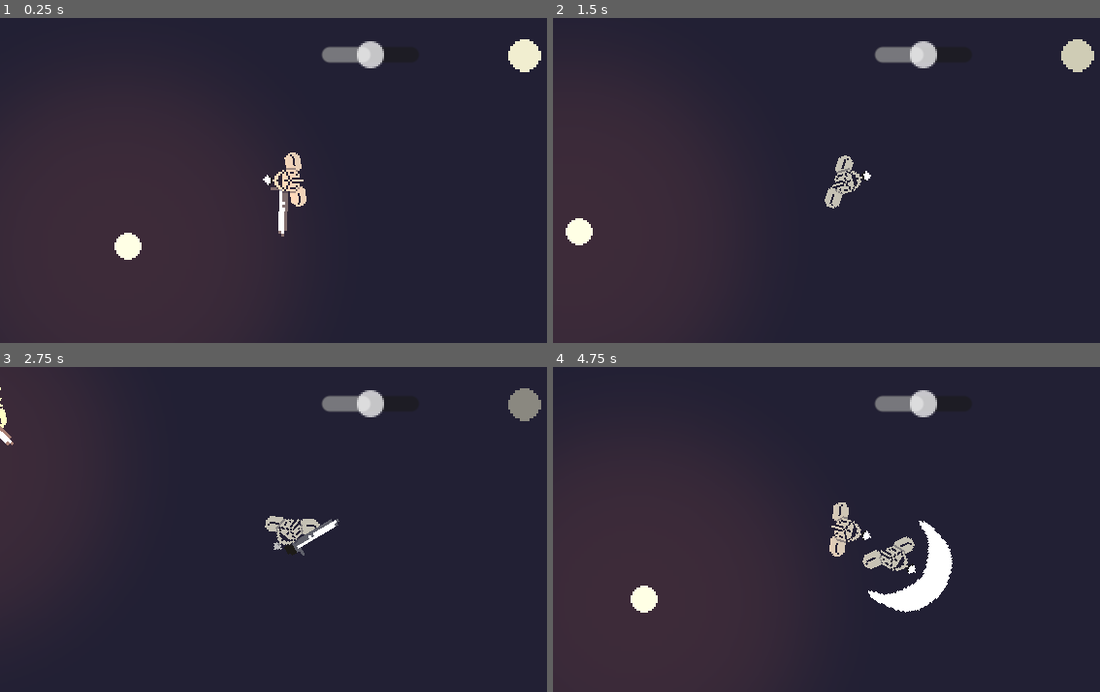
Above: before the commit, frames 1-4 (two rows, left to right).
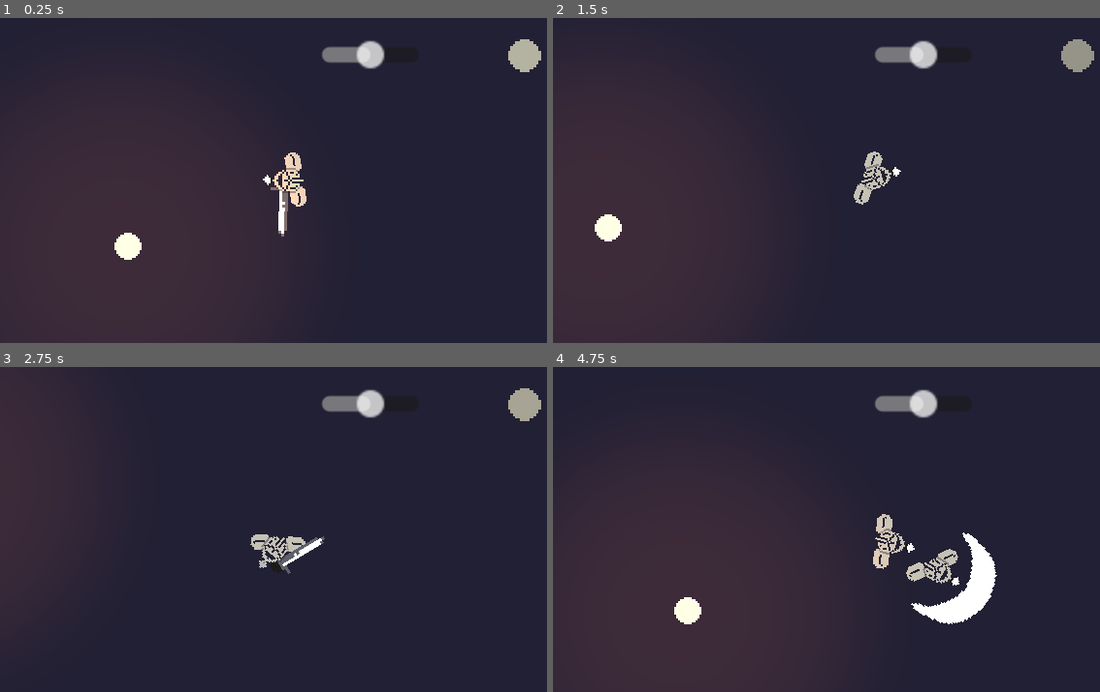
Above: after the commit, the same moments.

Repository: BGuerrero825/Medieval-Brawler
Game: Godot game, scene res://test.tscn
Same seed, same stepped clock (60 frames per second), same inputs: the game is played once before the commit and once after it.
Inputs (mouse positions are in pixels of both pictures, inside the frame that each line leads up to):
- Up to frame 1 (0.25 s): no input
- Up to frame 2 (1.5 s): move the mouse to (974, 164) at 0.52 s; press the mouse at (974, 164) at 0.53 s; hold D (move_right) 0.53-1.28 s; move the mouse to (728, 196) at 1.27 s; release the mouse at (728, 196) at 1.28 s; hold S (move_down) from 1.28 s (still down); right-click (728, 196) at 1.35 s
- Up to frame 3 (2.75 s): move the mouse to (350, 458) at 2.02 s; release S (move_down) at 2.03 s; press the mouse at (350, 458) at 2.03 s; hold D (move_right) from 2.03 s (still down)
- Up to frame 4 (4.75 s): move the mouse to (815, 594) at 2.77 s; release D (move_right) at 2.78 s; release the mouse at (815, 594) at 2.78 s; hold W (move_up) 2.78-3.53 s; right-click (815, 594) at 2.85 s; move the mouse to (1017, 578) at 3.52 s; press the mouse at (1017, 578) at 3.53 s; hold A (move_left) from 3.53 s (still down); move the mouse to (667, 480) at 4.27 s; release the mouse at (667, 480) at 4.28 s; right-click (667, 480) at 4.35 s

The runs differ from the first frame. In frame 1, 0.5% of the frame differs, in the area x 65-99%, y 6-17%; in frame 2, 2.0%; in frame 3, 1.9%; in frame 4, 4.8%, in the area x 14-82%, y 6-80%.

Commit message:
moved BeatMarker script to new gui script; make gui into its own scene for reusability; linked hslider value change signal directly to BeatController

Diff:
--- a/BeatController.gd
+++ b/BeatController.gd
@@ -2,7 +2,7 @@
 
 const CORE_BPM = 160
 
-var beatMarker = null
+var gui = null
 var boomBox = null
 
 var time := 0.0
@@ -27,24 +27,27 @@
 
 # triggers beat dependent actions
 func update():
-	print("update beatController")
-	if beatMarker:
-		beatMarker.pulse()
+	if gui:
+		gui.pulse()
 	if boomBox:
 		boomBox.sync()
 
-func setBeatMarker(newBeatMarker):
-	beatMarker = newBeatMarker
+func setGui(newGui):
+	gui = newGui
+	var slider = gui.get_node("HSlider")
+	slider.value_changed.connect(_on_h_slider_value_changed)
 
 func setBoomBox(newBoomBox):
 	boomBox = newBoomBox
 
 func setBpm(newBpm: float):
 	bpm = newBpm
-	beatCadence = 60.0 / bpm
+	beatCadence = 60.0 / newBpm
 	print("beat Cadence changed to: ", beatCadence)
+
 
 
 func _on_h_slider_value_changed(value:float):
 	print("value changed to: ", value)
-	self.setBpm(CORE_BPM + value)
+	setBpm(CORE_BPM + value)
+	#bcon.setBpm(bcon.CORE_BPM + value)
--- a/BoomBox.gd
+++ b/BoomBox.gd
@@ -19,9 +19,9 @@
 	pass
 
 func sync():
-	var scale = bcon.bpm / bcon.CORE_BPM
-	$HihatDown.pitch_scale = scale
-	$Openhat.pitch_scale = scale
-	$Kick.pitch_scale = scale
-	$SnareBase.pitch_scale = scale
-	$HihatUp.pitch_scale = scale
+	var newScale = bcon.bpm / bcon.CORE_BPM
+	$HihatDown.pitch_scale = newScale
+	$Openhat.pitch_scale = newScale
+	$Kick.pitch_scale = newScale
+	$SnareBase.pitch_scale = newScale
+	$HihatUp.pitch_scale = newScale
--- a/BeatMarker.gd
+++ b/gui.gd
@@ -1,11 +1,11 @@
-extends AnimationPlayer
+extends CanvasLayer
 
 var bcon
 
 # Called when the node enters the scene tree for the first time.
 func _ready():
 	bcon = Global.beatController
-	bcon.setBeatMarker(self)
+	bcon.setGui(self)
 
 # Called every frame. 'delta' is the elapsed time since the previous frame.
 func _process(_delta):
@@ -13,4 +13,8 @@
 
 func pulse():
 	var playbackSpeed = 1.0 / bcon.beatCadence
-	self.play("beat_fade", -1, playbackSpeed)
+	$AnimationPlayer.play("beat_fade", -1, playbackSpeed)
+
+
+func _on_h_slider_value_changed(value:float):
+	pass
--- /dev/null
+++ b/gui.tscn
@@ -0,0 +1,54 @@
+[gd_scene load_steps=5 format=3 uid="uid://bhyrj6sq576c6"]
+
+[ext_resource type="Script" path="res://gui.gd" id="1_o3bq1"]
+[ext_resource type="Texture2D" uid="uid://1pby3hpho3uu" path="res://art/orb.png" id="1_ry7jb"]
+
+[sub_resource type="Animation" id="Animation_avrsq"]
+resource_name = "beat_fade"
+loop_mode = 1
+tracks/0/type = "value"
+tracks/0/imported = false
+tracks/0/enabled = true
+tracks/0/path = NodePath("BeatMarker:modulate")
+tracks/0/interp = 2
+tracks/0/loop_wrap = true
+tracks/0/keys = {
+"times": PackedFloat32Array(0, 0.1, 0.6, 1),
+"transitions": PackedFloat32Array(1, 1, 1, 1),
+"update": 0,
+"values": [Color(1, 1, 1, 1), Color(1, 1, 1, 1), Color(0.501961, 0.501961, 0.501961, 0), Color(0.501961, 0.501961, 0.501961, 0)]
+}
+
+[sub_resource type="AnimationLibrary" id="AnimationLibrary_6hc14"]
+_data = {
+"beat_fade": SubResource("Animation_avrsq")
+}
+
+[node name="CanvasLayer" type="CanvasLayer"]
+script = ExtResource("1_o3bq1")
+
+[node name="HSlider" type="HSlider" parent="."]
+offset_left = 166.0
+offset_top = 9.0
+offset_right = 216.0
+offset_bottom = 29.0
+min_value = -50.0
+max_value = 50.0
+ticks_on_borders = true
+
+[node name="BeatMarker" type="TextureRect" parent="."]
+modulate = Color(0.900576, 0.900576, 0.900576, 0.800369)
+texture_filter = 1
+offset_left = 262.0
+offset_top = 11.0
+offset_right = 276.0
+offset_bottom = 25.0
+scale = Vector2(1.2, 1.2)
+texture = ExtResource("1_ry7jb")
+
+[node name="AnimationPlayer" type="AnimationPlayer" parent="."]
+libraries = {
+"": SubResource("AnimationLibrary_6hc14")
+}
+
+[connection signal="value_changed" from="HSlider" to="." method="_on_h_slider_value_changed"]
--- a/test.tscn
+++ b/test.tscn
@@ -1,34 +1,14 @@
-[gd_scene load_steps=11 format=3 uid="uid://16ofc8ygsdek"]
+[gd_scene load_steps=10 format=3 uid="uid://16ofc8ygsdek"]
 
 [ext_resource type="Texture2D" uid="uid://8vtdb34qdrcf" path="res://art/background.png" id="1_dt1wx"]
 [ext_resource type="Texture2D" uid="uid://1pby3hpho3uu" path="res://art/orb.png" id="2_c0jsy"]
 [ext_resource type="PackedScene" uid="uid://d0aq0lvdymtje" path="res://Player.tscn" id="3"]
 [ext_resource type="Texture2D" uid="uid://ccpclm1mvohi6" path="res://art/spot.png" id="3_xi1yj"]
 [ext_resource type="PackedScene" path="res://AI_Knight.tscn" id="4"]
+[ext_resource type="Script" path="res://code/player_camera.gd" id="6_1ce3y"]
 [ext_resource type="PackedScene" uid="uid://b8xbq10drbqeg" path="res://BoomBox.tscn" id="6_6lfbx"]
-[ext_resource type="Script" path="res://BeatMarker.gd" id="7_bvy47"]
 [ext_resource type="Script" path="res://BeatController.gd" id="8_2xliu"]
-
-[sub_resource type="Animation" id="Animation_avrsq"]
-resource_name = "beat_fade"
-loop_mode = 1
-tracks/0/type = "value"
-tracks/0/imported = false
-tracks/0/enabled = true
-tracks/0/path = NodePath("BeatMarker:modulate")
-tracks/0/interp = 2
-tracks/0/loop_wrap = true
-tracks/0/keys = {
-"times": PackedFloat32Array(0, 0.1, 0.6, 1),
-"transitions": PackedFloat32Array(1, 1, 1, 1),
-"update": 0,
-"values": [Color(1, 1, 1, 1), Color(1, 1, 1, 1), Color(0.501961, 0.501961, 0.501961, 0), Color(0.501961, 0.501961, 0.501961, 0)]
-}
-
-[sub_resource type="AnimationLibrary" id="AnimationLibrary_6hc14"]
-_data = {
-"beat_fade": SubResource("Animation_avrsq")
-}
+[ext_resource type="PackedScene" uid="uid://bhyrj6sq576c6" path="res://gui.tscn" id="9_nl12s"]
 
 [node name="base" type="Node2D"]
 texture_filter = 1
@@ -62,46 +42,11 @@
 
 [node name="Camera2D" type="Camera2D" parent="Player"]
 texture_filter = 1
+script = ExtResource("6_1ce3y")
 
 [node name="Knight" parent="." instance=ExtResource("4")]
 position = Vector2(-134, 17)
 
 [node name="BoomBox" parent="." instance=ExtResource("6_6lfbx")]
 
-[node name="CanvasLayer" type="CanvasLayer" parent="."]
-
-[node name="Control" type="Control" parent="CanvasLayer"]
-texture_filter = 1
-layout_mode = 3
-anchors_preset = 0
-offset_left = 248.0
-offset_top = 5.0
-offset_right = 248.0
-offset_bottom = 45.0
-
-[node name="HSlider" type="HSlider" parent="CanvasLayer/Control"]
-layout_mode = 0
-offset_left = -82.0
-offset_top = 4.0
-offset_right = -32.0
-offset_bottom = 24.0
-min_value = -50.0
-max_value = 50.0
-ticks_on_borders = true
-
-[node name="BeatMarker" type="TextureRect" parent="CanvasLayer/Control"]
-layout_mode = 0
-offset_left = 14.0
-offset_top = 6.0
-offset_right = 28.0
-offset_bottom = 20.0
-scale = Vector2(1.2, 1.2)
-texture = ExtResource("2_c0jsy")
-
-[node name="AnimationPlayer" type="AnimationPlayer" parent="CanvasLayer/Control"]
-libraries = {
-"": SubResource("AnimationLibrary_6hc14")
-}
-script = ExtResource("7_bvy47")
-
-[connection signal="value_changed" from="CanvasLayer/Control/HSlider" to="BeatController" method="_on_h_slider_value_changed"]
+[node name="CanvasLayer" parent="." instance=ExtResource("9_nl12s")]
